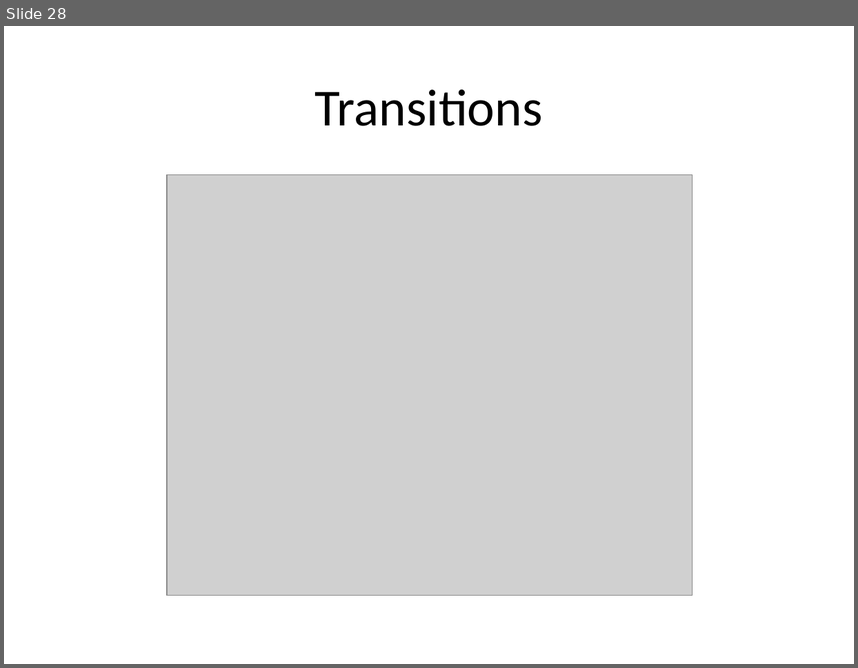
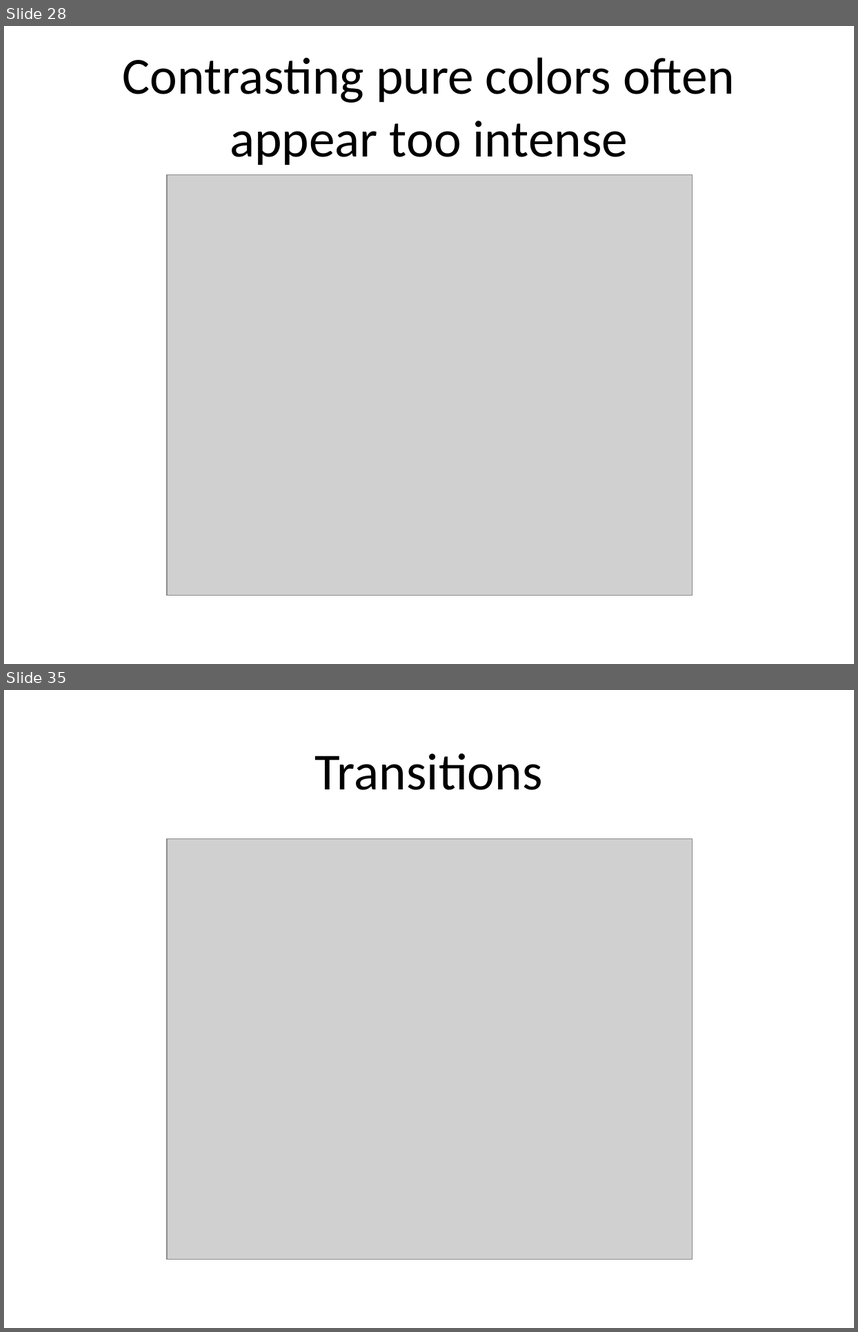
Before and after one commit to pmean/data-visualization, a slide deck: data-viz-02/src/data-visualization-02-bars.pptx. Shown one above the other, each under a label of ours: slide 28 before the commit, slides 28 and 35 after it; the slides between them are not shown. The pictures are 858x668 and 858x1332 pixels, drawn with LibreOffice and Linux fonts; fonts in the diff are those of the drawing; grey boxes stand for pictures. Boxes give left, top, right and bottom in pixels: in the first picture for what was removed or moved away, otherwise in the second. Text is boxed around its words. In the diff, an @@ line names an element or a change of style, - is before the commit and + after.

```diff
--- a/data-viz-02/src/data-visualization-02-bars.pptx
+++ b/data-viz-02/src/data-visualization-02-bars.pptx
@@ slide 28 added at box(4, 26, 854, 664), background #FFFFFF @@
@@ title added at box(123, 57, 735, 165), 44 pt, text #000000 @@
+Contrasting pure colors often appear too intense
@@ picture added at box(168, 175, 693, 595) @@
@@ what was slide 28 is now slide 35 @@
```
Also in this commit, not shown: 6 other slides added, 29 other files.
